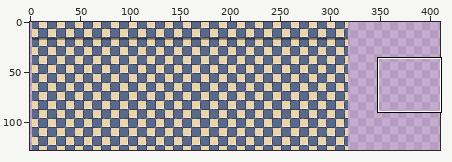
Two versions of one pixel-art file, Assets/Art/FloorSprite.ase. Above: a wide view before the commit, with the close-up outlined.
Close-up. Before:
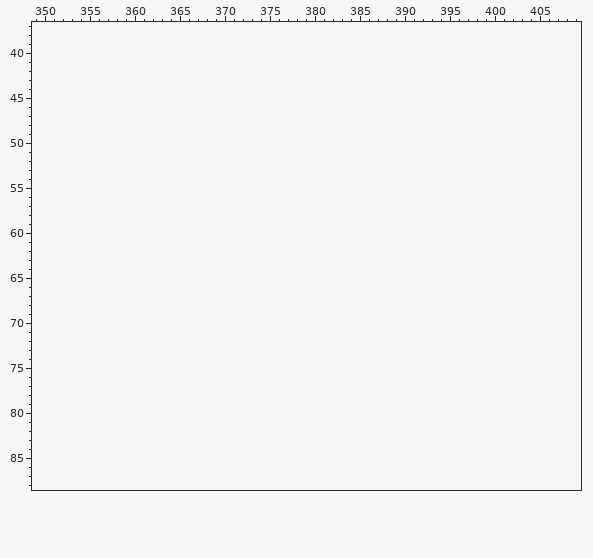
320x128 pixels, 1 frame. Shown: x 349..409, y 37..88. The old version is drawn lined up with the new one, on the new canvas. The wide view leaves out empty margins. The commit also changed other parts of the picture, which this record leaves out.
Visible layers, top first: "Layer 5" opacity 35%, "Layer 4" opacity 46%, "Layer 3".
Palette (. is transparent): 
Pixels before (only the part around the change), first column x 352:
38 ..........................................................
39 ..........................................................
40 ..........................................................
41 ..........................................................
42 ..........................................................
43 ..........................................................
44 ..........................................................
45 ..........................................................
46 ..........................................................
47 ..........................................................
48 ..........................................................
49 ..........................................................
50 ..........................................................
51 ..........................................................
52 ..........................................................
53 ..........................................................
54 ..........................................................
55 ..........................................................
56 ..........................................................
57 ..........................................................
58 ..........................................................
59 ..........................................................
60 ..........................................................
61 ..........................................................
62 ..........................................................
63 ..........................................................
64 ..........................................................
65 ..........................................................
66 ..........................................................
67 ..........................................................
68 ..........................................................
69 ..........................................................
70 ..........................................................
71 ..........................................................
72 ..........................................................
73 ..........................................................
74 ..........................................................
75 ..........................................................
76 ..........................................................
77 ..........................................................
78 ..........................................................
79 ..........................................................
80 ..........................................................
81 ..........................................................
82 ..........................................................
83 ..........................................................
84 ..........................................................
85 ..........................................................
86 ..........................................................
87 ..........................................................
88 ..........................................................
New version:
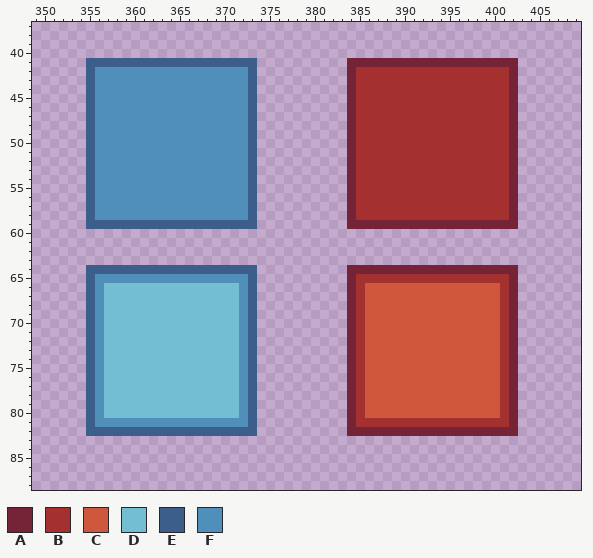
Colours new in this view: A #752438  B #a53030  C #cf573c  D #73bed3  E #3c5e8b  F #4f8fba
Change:
canvas 320x128 -> 468x128
y 41: x 355..373 ................... -> EEEEEEEEEEEEEEEEEEE; x 384..402 ................... -> AAAAAAAAAAAAAAAAAAA
y 42..58: x 355..373 ................... -> EFFFFFFFFFFFFFFFFFE; x 384..402 ................... -> ABBBBBBBBBBBBBBBBBA
y 59: x 355..373 ................... -> EEEEEEEEEEEEEEEEEEE; x 384..402 ................... -> AAAAAAAAAAAAAAAAAAA
y 64: x 355..373 ................... -> EEEEEEEEEEEEEEEEEEE; x 384..402 ................... -> AAAAAAAAAAAAAAAAAAA
y 65: x 355..373 ................... -> EFFFFFFFFFFFFFFFFFE; x 384..402 ................... -> ABBBBBBBBBBBBBBBBBA
y 66..80: x 355..373 ................... -> EFDDDDDDDDDDDDDDDFE; x 384..402 ................... -> ABCCCCCCCCCCCCCCCBA
y 81: x 355..373 ................... -> EFFFFFFFFFFFFFFFFFE; x 384..402 ................... -> ABBBBBBBBBBBBBBBBBA
y 82: x 355..373 ................... -> EEEEEEEEEEEEEEEEEEE; x 384..402 ................... -> AAAAAAAAAAAAAAAAAAA
